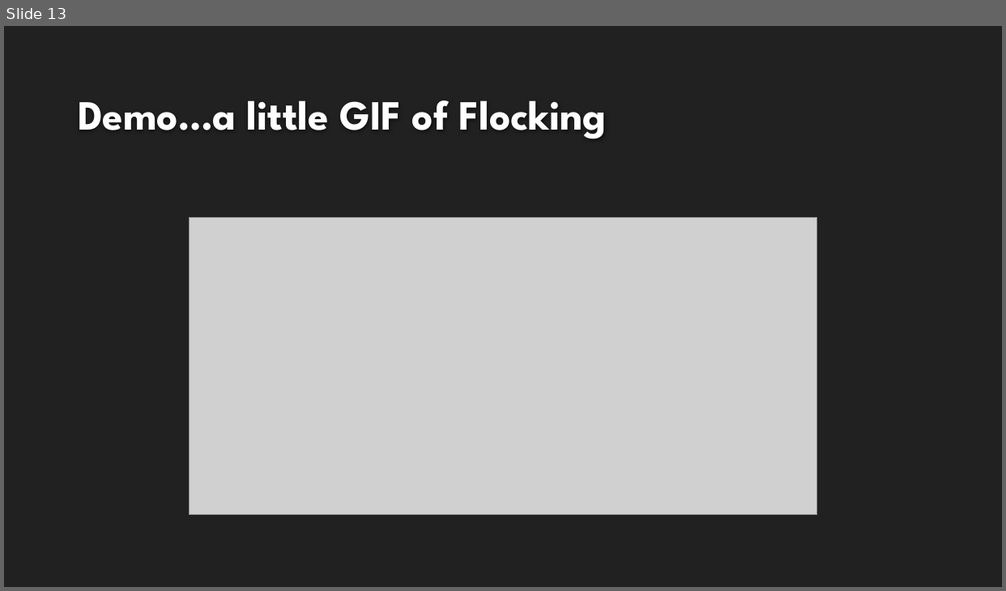
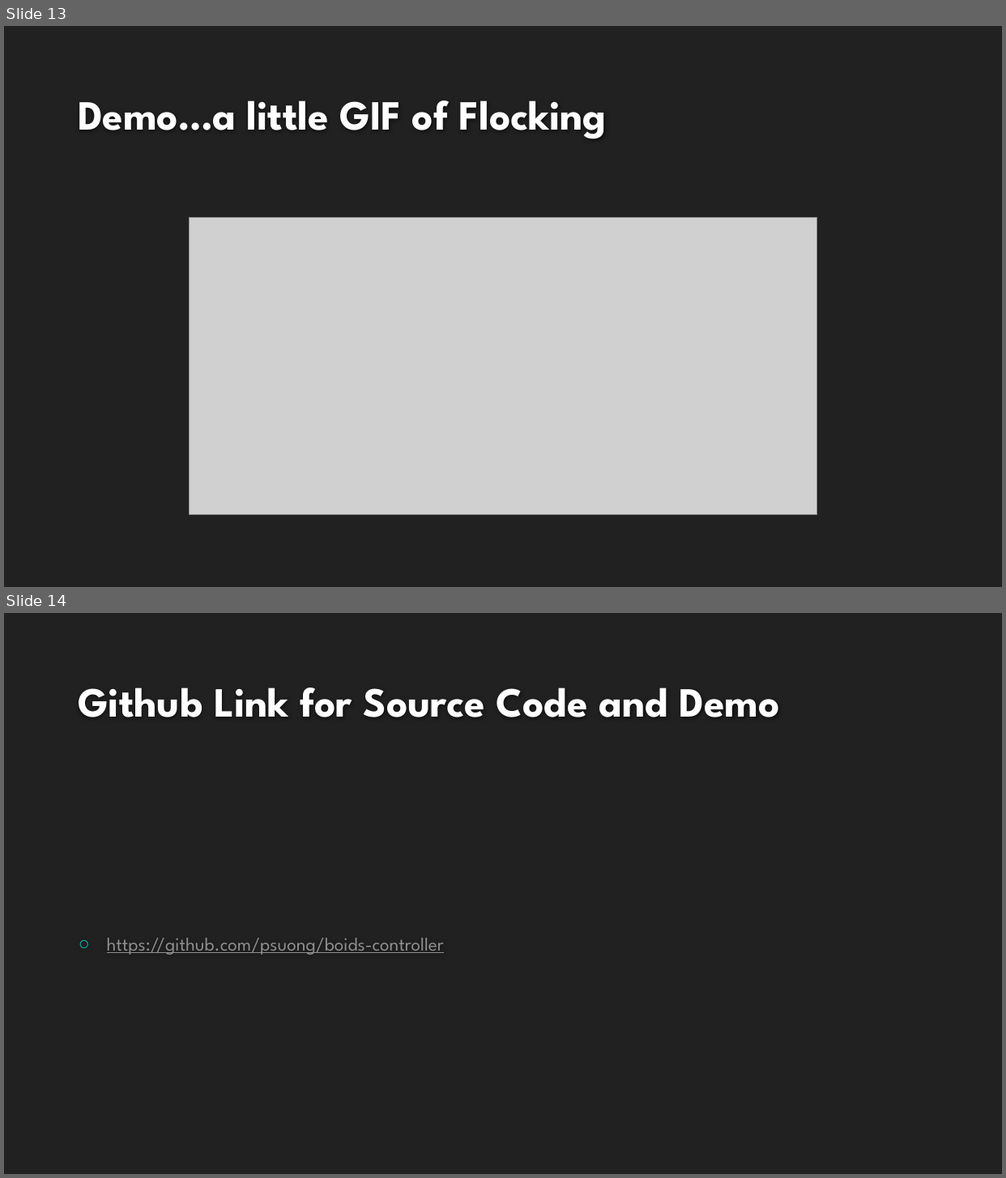
Before and after one commit to psuong/boids-controller, a slide deck: Flocking.pptx. Shown one above the other, each under a label of ours: slide 13 before the commit, slides 13 and 14 after it. The pictures are 1006x591 and 1006x1178 pixels, drawn with LibreOffice and Linux fonts; fonts in the diff are those of the drawing; grey boxes stand for pictures; background and template pictures are left out. Boxes give left, top, right and bottom in pixels: in the first picture for what was removed or moved away, otherwise in the second. Text is boxed around its words. In the diff, an @@ line names an element or a change of style, - is before the commit and + after.

```diff
--- a/Flocking.pptx
+++ b/Flocking.pptx
@@ slide 14 added at [4,613,1002,1174], background #212121 @@
@@ title added at [78,688,779,717], 40 pt, text #FEFEFE, bold @@
+Github Link for Source Code and Demo
@@ text added at [107,938,444,955], 18 pt, text #8F8F8F, underline @@
+○ https://github.com/psuong/boids-controller
```
Also in this commit, not shown: 7 other files.
